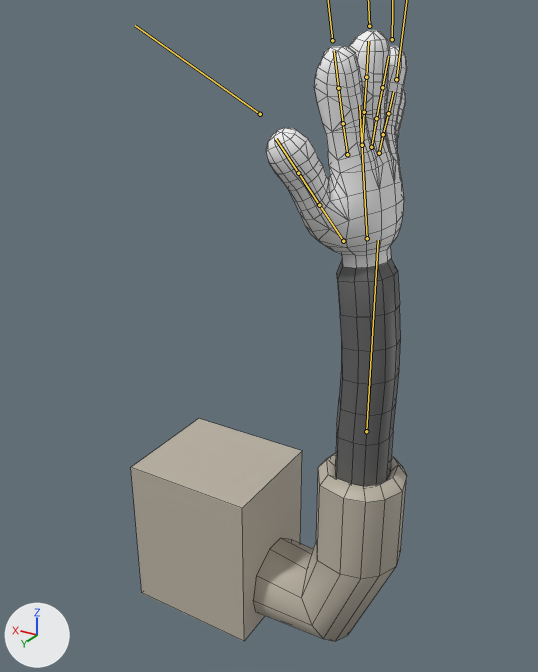
A saved change to the FBX model Content/Environment/Mesh/Hand/SKM_Hand.fbx.
Rendered twice from a 50 mm camera at (-3.79, 9.22, 6.62) aimed at (1.79, -0.09, 1.96). Arrows for +X, +Y and +Z are at lower left; the lights stay in place. Both versions are drawn at frame 10 of the action 'root|Idle'; the numbers are the values there. The bones that bend it are drawn over the model as lines. Mesh edges are drawn as thin lines.

Names of what the first picture shows: 'ob0608_00_bodySkin'.
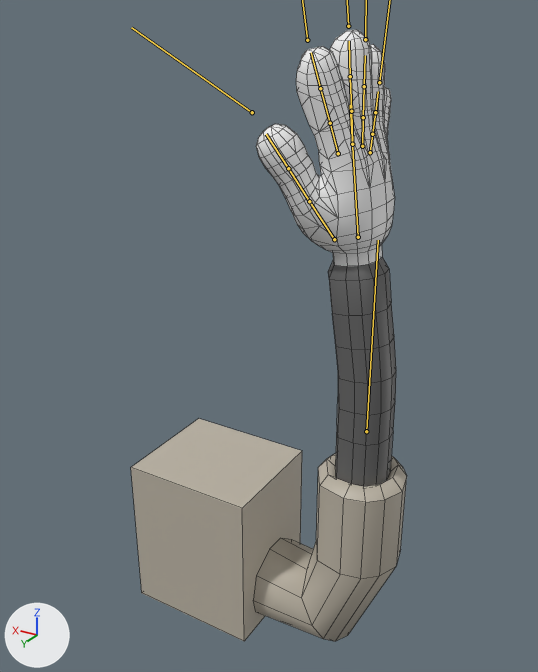
Edits to the bpy script that builds the scene:
```text
Change bone_waist:
    where bone_waist = bpy.data.objects['root'].pose.bones['Waist']  # child of 'Arm'
    bone_waist.location: (0.0, 0.0, 16.0) -> (0.0, 0.0, 30.0)
Change bone_fingera1:
    where bone_fingera1 = bpy.data.objects['root'].pose.bones['FingerA1']  # child of 'Waist'
    bone_fingera1.rotation_quaternion: (0.977, -0.089, 0.002, 0.195) -> (0.984, -0.017, 0.002, 0.179)  # degrees (-10, 2, 22) -> degrees (-2, 1, 21)
Change bone_fingerb1:
    where bone_fingerb1 = bpy.data.objects['root'].pose.bones['FingerB1']  # child of 'Waist'
    bone_fingerb1.rotation_quaternion: (1.0, -0.009, 0.0, 0.013) -> (0.998, 0.057, 0.0, 0.012)  # degrees (-1, 0, 1) -> degrees (7, 0, 1)
Change bone_fingerc1:
    where bone_fingerc1 = bpy.data.objects['root'].pose.bones['FingerC1']  # child of 'Waist'
    bone_fingerc1.rotation_quaternion: (0.998, -0.066, 0.0, 0.001) -> (1.0, -0.015, 0.0, 0.0)  # degrees (-8, 0, 0) -> degrees (-2, 0, 0)
Change bone_fingerd1:
    where bone_fingerd1 = bpy.data.objects['root'].pose.bones['FingerD1']  # child of 'Waist'
    bone_fingerd1.rotation_quaternion: (0.995, -0.098, 0.0, -0.003) -> (1.0, -0.012, 0.0, -0.005)  # degrees (-11, 0, 0) -> degrees (-1, 0, -1)
Change bone_fingere1:
    where bone_fingere1 = bpy.data.objects['root'].pose.bones['FingerE1']  # child of 'Waist'
    bone_fingere1.rotation_quaternion: (0.997, -0.071, 0.0, -0.022) -> (1.0, -0.015, 0.0, -0.013)  # degrees (-8, 0, -3) -> degrees (-2, 0, -2)
```

Where the change shows, as pixel boxes [x1, y1, x2, y2] in the pictures (538 x 672 px):
'ob0608_00_bodySkin', posed
    both: [131, 30, 407, 641]
bone 'Waist', root to tip
    before: (367, 238) to (359, 105)
    after: (358, 237) to (350, 105)
bone 'FingerA1', root to tip
    before: (343, 241) to (319, 205)
    after: (334, 239) to (309, 201)
bone 'FingerB1', root to tip
    before: (347, 154) to (343, 123)
    after: (338, 153) to (330, 123)
bone 'FingerC1', root to tip
    before: (362, 145) to (364, 112)
    after: (352, 144) to (351, 111)
bone 'FingerD1', root to tip
    before: (371, 147) to (376, 118)
    after: (362, 146) to (363, 117)
bone 'FingerE1', root to tip
    before: (379, 153) to (383, 134)
    after: (370, 152) to (372, 134)
